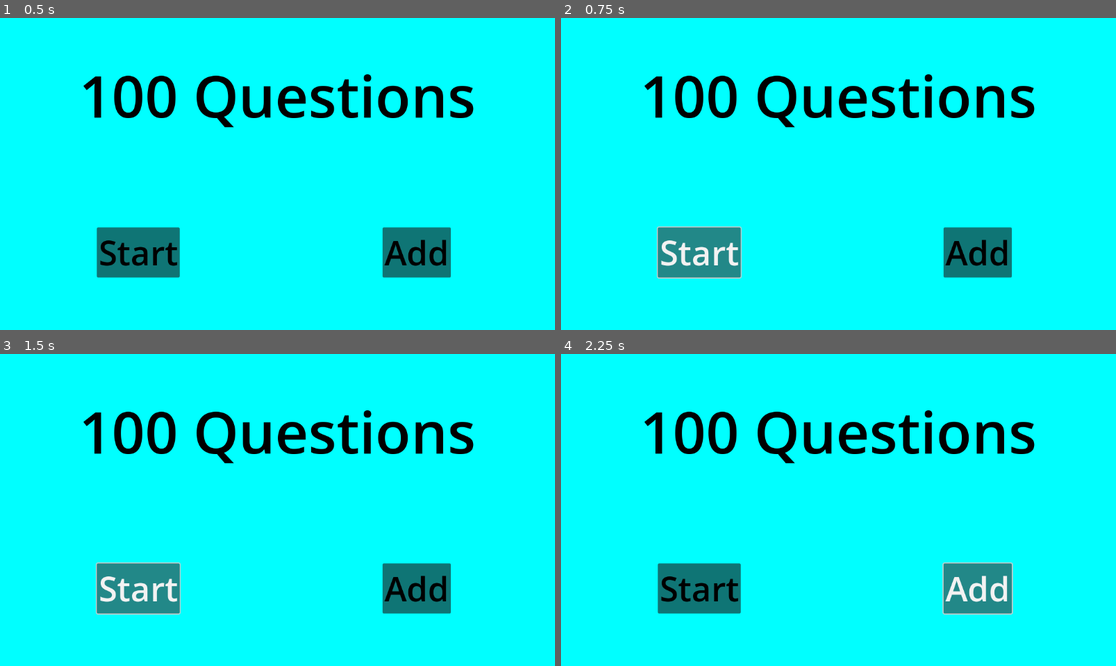
Above: before the commit, frames 1-4 (two rows, left to right).
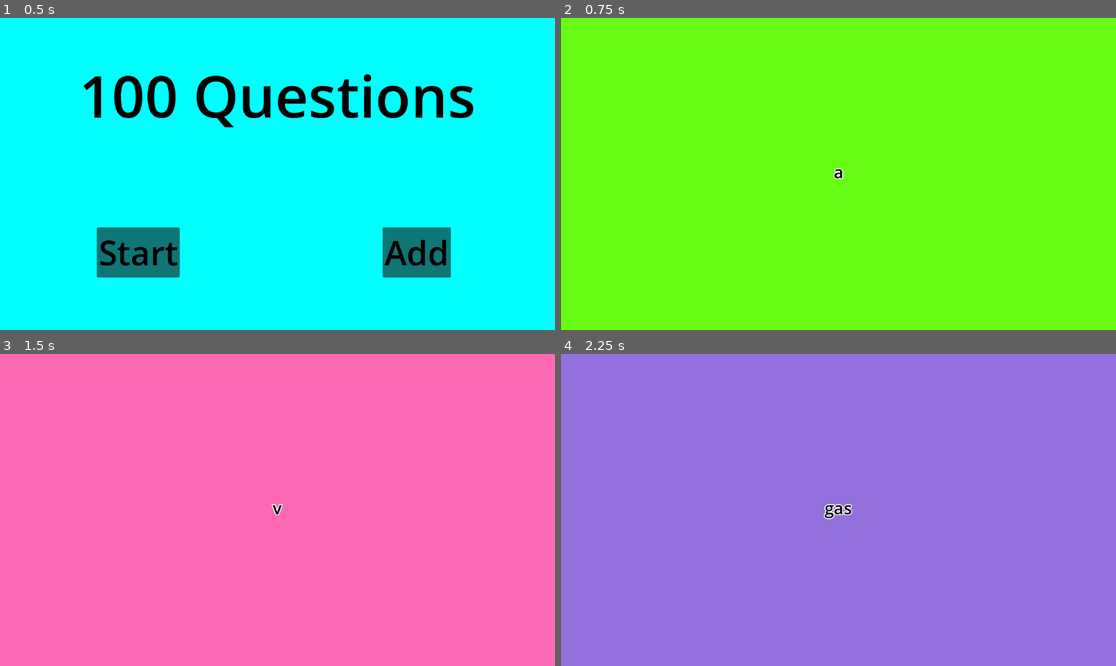
Above: after the commit, the same moments.

Repository: gringames/100-Questions
Game: Godot game, scene res://scenes/MainMenu.tscn
Two runs of this game, one before a commit and one after it. Both use one fixed random seed, a clock stepped at 60 frames per second and the inputs below. This scene is started directly instead of the project's main scene.
Inputs (mouse positions are in pixels of both pictures, inside the frame that each line leads up to):
- Up to frame 1 (0.5 s): no input
- Up to frame 2 (0.75 s): click "Start" at 0.5 s
- Up to frame 3 (1.5 s): click (138, 588) at 1.25 s, where only the run before the commit has a clickable "Start"
- Up to frame 4 (2.25 s): click (977, 588) at 2 s, where only the run before the commit has a clickable "Add"

Frame 1 is identical in both runs. In frame 2, 100% of the frame differs, in the area x 0-100%, y 0-100%; in frame 3, 100%; in frame 4, 100%.
Error before the commit: Cannot call method 'change_scene_to_packed' on a null value. (res://scripts/scene_changer.gd:6)

Commit message:
switch scene on start button press

Diff:
--- a/scenes/MainMenu.gd
+++ b/scenes/MainMenu.gd
@@ -1,6 +1,6 @@
 extends Control
 
-@export var questions_scene: PackedScene
+const questions_scene_path: String = "res://scenes/questions.tscn"
 var background: ColorRect
 var scene_changer: SceneChanger
 
@@ -10,7 +10,7 @@
 
 
 func _on_start_button_down():
-	scene_changer.change_scene(questions_scene)
+	scene_changer.change_scene(questions_scene_path, get_tree())
 
 
 func _on_add_button_down():
--- a/scripts/scene_changer.gd
+++ b/scripts/scene_changer.gd
@@ -1,6 +1,5 @@
 extends Node
 class_name SceneChanger
 
-
-func change_scene(scene: PackedScene) -> void:
-	get_tree().change_scene_to_packed(scene)
+func change_scene(scene_path: String, tree) -> void:
+	tree.change_scene_to_file(scene_path)
